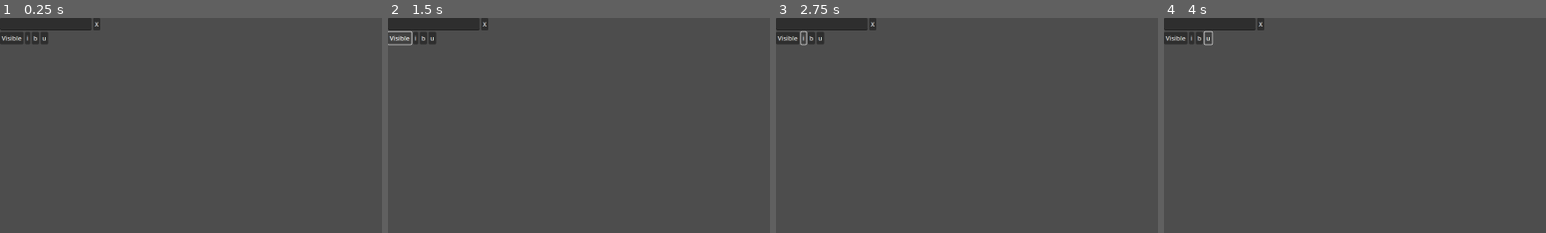
Above: before the commit, frames 1-4 (left to right).
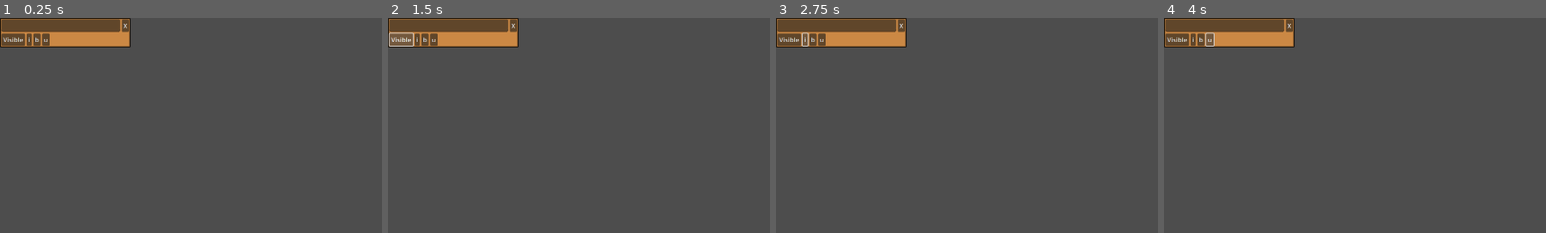
Above: after the commit, the same moments.

Repository: Badewu/Board-Software
Game: Godot game, scene res://ui_basic_blocks/block_controller.tscn
Two runs of this game, one before a commit and one after it. Both use one fixed random seed, a clock stepped at 60 frames per second and the inputs below. This scene is started directly instead of the project's main scene.
Inputs:
- Up to frame 1 (0.25 s): no input
- Up to frame 2 (1.5 s): click "X" at 0.5 s; click "Visible" at 1.25 s
- Up to frame 3 (2.75 s): click "i" at 2 s
- Up to frame 4 (4 s): click "b" at 2.75 s; click "u" at 3.5 s
The pictures show only the part of the screen within x 0-50%, y 0-50%; the shares and areas given below are measured in that part.

The runs differ from the first frame. In frame 1, 4.7% of the frame differs, in the area x 0-35%, y 0-14%; in frame 2, 4.7%; in frame 3, 4.7%; in frame 4, 4.7%.
Error before the commit: Invalid access to property or key 'visible' on a base object of type 'Nil'. (res://ui_basic_blocks/block_controller.tres.gd:15)
Error after the commit: Invalid call. Nonexistent function 'queue_free' in base 'Nil'. (res://ui_basic_blocks/block_controller.tres.gd:32)

Commit message:
Begin of new ui design

Diff:
--- a/adjektive_endungen/adjektive_endungen_ui.gd
+++ b/adjektive_endungen/adjektive_endungen_ui.gd
@@ -57,6 +57,9 @@
 	for child in get_tree().get_nodes_in_group("basic_text_block"):
 		child.queue_free()
 
+	for child in get_tree().get_nodes_in_group("block_controller"):
+		child.queue_free()
+
 
 func _on_spawn_template_pressed():
 	var planned_cards = [
--- a/adjektive_endungen/adjektive_endungen_ui.tscn
+++ b/adjektive_endungen/adjektive_endungen_ui.tscn
@@ -158,11 +158,16 @@
 text = "Spawn Template"
 
 [node name="right_ui_scroll" type="ScrollContainer" parent="."]
-layout_mode = 0
-offset_left = 1458.0
-offset_top = -2.0
-offset_right = 1920.0
-offset_bottom = 1068.0
+top_level = true
+layout_mode = 1
+anchors_preset = -1
+anchor_left = 0.869271
+anchor_top = 0.0759259
+anchor_right = 1.0
+anchor_bottom = 1.0
+grow_horizontal = 0
+grow_vertical = 2
+metadata/_edit_use_anchors_ = true
 
 [node name="right_ui" type="VBoxContainer" parent="right_ui_scroll"]
 layout_mode = 2
--- a/adjektive_endungen/right_ui.gd
+++ b/adjektive_endungen/right_ui.gd
@@ -9,7 +9,8 @@
 	for node in get_tree().get_nodes_in_group("basic_text_block"):
 		var new_block_controller = block_controller.instantiate()
 		if !node.get_children():
-			new_block_controller.get_node("block_head").get_node("block_text").text = node.text
+			new_block_controller.get_node("VBoxContainer").get_node("block_head")\
+			.get_node("block_text").text = node.text
 		else:
 			new_block_controller.get_node("block_head").get_node("block_text").text = node.get_node("text").text
 		add_child(new_block_controller)
--- a/ui_basic_blocks/block_controller.tres.gd
+++ b/ui_basic_blocks/block_controller.tres.gd
@@ -1,7 +1,8 @@
-extends VBoxContainer
+extends PanelContainer
 
 var connected_block
 var custom_font_size : bool = false
+@onready var block_text = get_node("VBoxContainer/block_head/block_text")
 
 
 func _on_block_text_text_changed(new_text):
@@ -25,3 +26,8 @@
 
 func _on_underlined_pressed():
 	pass # Replace with function body.
+
+
+func _on_block_delete_pressed():
+	connected_block.queue_free()
+	queue_free()
--- a/ui_basic_blocks/block_controller.tscn
+++ b/ui_basic_blocks/block_controller.tscn
@@ -1,45 +1,63 @@
-[gd_scene load_steps=2 format=3 uid="uid://btx2v7owclftt"]
+[gd_scene load_steps=3 format=3 uid="uid://btx2v7owclftt"]
 
 [ext_resource type="Script" path="res://ui_basic_blocks/block_controller.tres.gd" id="1_yv2bd"]
 
-[node name="block_controller" type="VBoxContainer"]
-offset_right = 252.0
-offset_bottom = 66.0
+[sub_resource type="StyleBoxFlat" id="StyleBoxFlat_6qgtk"]
+bg_color = Color(0.796078, 0.533333, 0.266667, 1)
+border_width_left = 4
+border_width_top = 4
+border_width_right = 4
+border_width_bottom = 4
+border_color = Color(0, 0, 0, 1)
+border_blend = true
+corner_radius_top_left = 2
+corner_radius_top_right = 2
+corner_radius_bottom_right = 2
+corner_radius_bottom_left = 2
+
+[node name="block_controller" type="PanelContainer" groups=["block_controller"]]
+offset_right = 328.0
+offset_bottom = 74.0
+theme_override_styles/panel = SubResource("StyleBoxFlat_6qgtk")
 script = ExtResource("1_yv2bd")
 
-[node name="block_head" type="HBoxContainer" parent="."]
+[node name="VBoxContainer" type="VBoxContainer" parent="."]
 layout_mode = 2
 
-[node name="block_text" type="LineEdit" parent="block_head"]
+[node name="block_head" type="HBoxContainer" parent="VBoxContainer"]
+layout_mode = 2
+
+[node name="block_text" type="LineEdit" parent="VBoxContainer/block_head"]
 layout_mode = 2
 size_flags_horizontal = 3
 
-[node name="block_delete" type="Button" parent="block_head"]
+[node name="block_delete" type="Button" parent="VBoxContainer/block_head"]
 layout_mode = 2
 text = "X"
 
-[node name="block_states" type="HBoxContainer" parent="."]
+[node name="block_states" type="HBoxContainer" parent="VBoxContainer"]
 layout_mode = 2
 
-[node name="block_visibility" type="Button" parent="block_states"]
+[node name="block_visibility" type="Button" parent="VBoxContainer/block_states"]
 layout_mode = 2
 text = "Visible"
 
-[node name="italic" type="Button" parent="block_states"]
+[node name="italic" type="Button" parent="VBoxContainer/block_states"]
 layout_mode = 2
 text = "i"
 
-[node name="bold" type="Button" parent="block_states"]
+[node name="bold" type="Button" parent="VBoxContainer/block_states"]
 layout_mode = 2
 text = "b"
 
-[node name="underlined" type="Button" parent="block_states"]
+[node name="underlined" type="Button" parent="VBoxContainer/block_states"]
 layout_mode = 2
 text = "u
 "
 
-[connection signal="text_changed" from="block_head/block_text" to="." method="_on_block_text_text_changed"]
-[connection signal="pressed" from="block_states/block_visibility" to="." method="_on_block_visibility_pressed"]
-[connection signal="pressed" from="block_states/italic" to="." method="_on_italic_pressed"]
-[connection signal="pressed" from="block_states/bold" to="." method="_on_bold_pressed"]
-[connection signal="pressed" from="block_states/underlined" to="." method="_on_underlined_pressed"]
+[connection signal="text_changed" from="VBoxContainer/block_head/block_text" to="." method="_on_block_text_text_changed"]
+[connection signal="pressed" from="VBoxContainer/block_head/block_delete" to="." method="_on_block_delete_pressed"]
+[connection signal="pressed" from="VBoxContainer/block_states/block_visibility" to="." method="_on_block_visibility_pressed"]
+[connection signal="pressed" from="VBoxContainer/block_states/italic" to="." method="_on_italic_pressed"]
+[connection signal="pressed" from="VBoxContainer/block_states/bold" to="." method="_on_bold_pressed"]
+[connection signal="pressed" from="VBoxContainer/block_states/underlined" to="." method="_on_underlined_pressed"]
